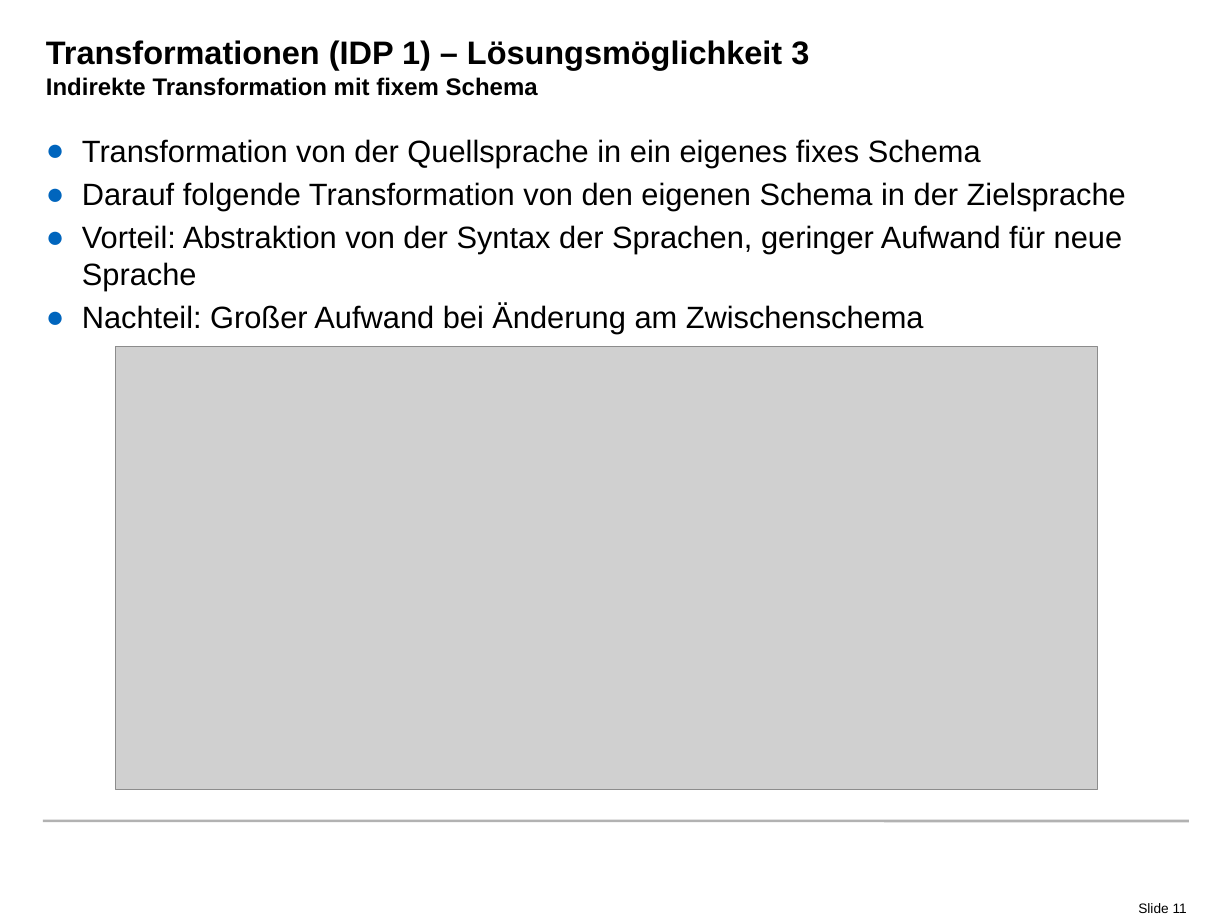
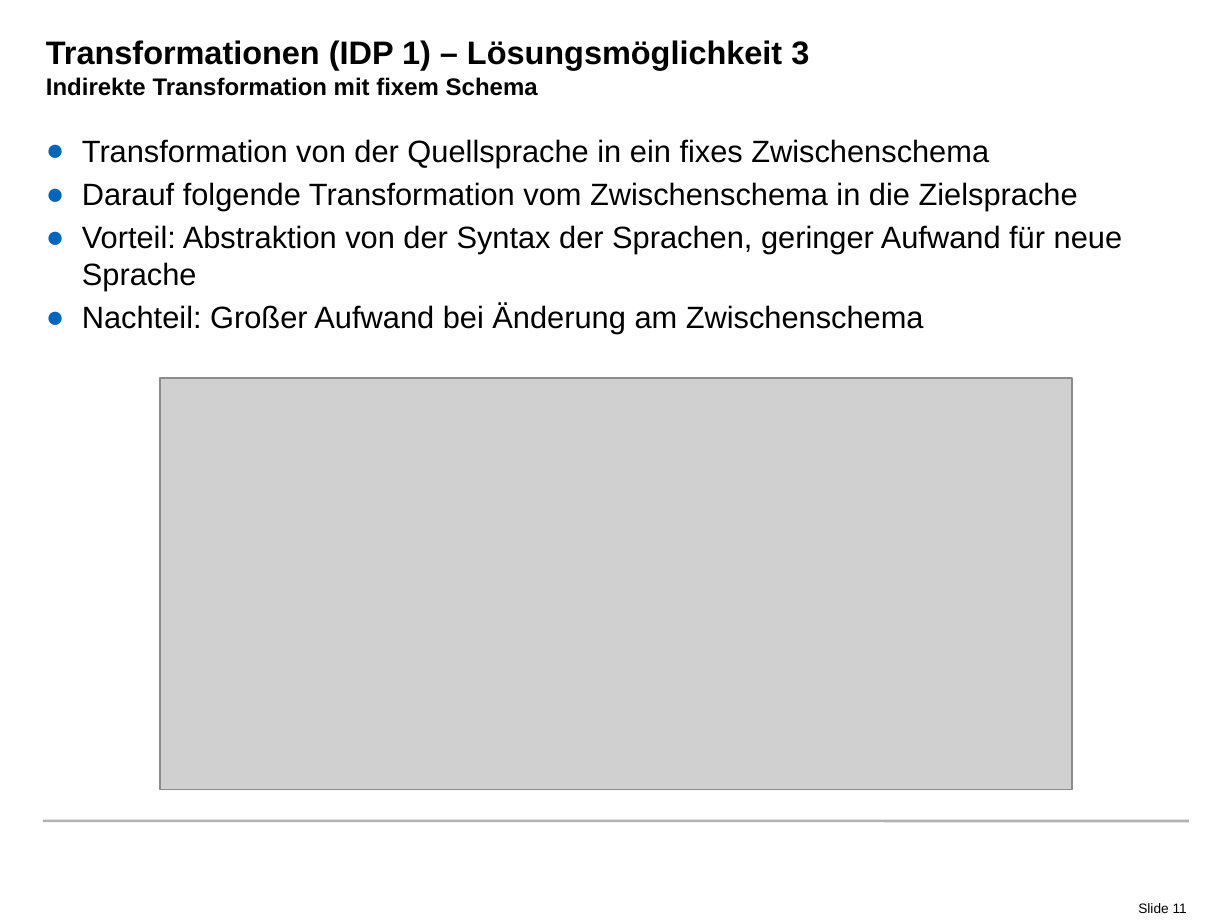
Before and after one commit to radke-tum/idp, a slide deck: slide 11 of pssif/doc/PSSIF.pptx. Drawn at 1232x924 pixels with LibreOffice and Linux fonts; fonts in the diff are those of the drawing; grey boxes stand for pictures; background and template pictures are left out. Boxes give left, top, right and bottom in pixels: in the first picture for what was removed or moved away, otherwise in the second. Text is boxed around its words. In the diff, an @@ line names an element or a change of style, - is before the commit and + after.

```diff
--- a/pssif/doc/PSSIF.pptx
+++ b/pssif/doc/PSSIF.pptx
@@ text at <box>82,139,1078,211</box>: text changed @@
-● Transformation von der Quellsprache in ein eigenes fixes Schema
-● Darauf folgende Transformation von den eigenen Schema in der Zielsprache
+● Transformation von der Quellsprache in ein fixes Zwischenschema
+● Darauf folgende Transformation vom Zwischenschema in die Zielsprache
@@ picture: place and size @@
-picture at <box>116,346,1098,788</box>
+picture at <box>160,378,1072,790</box>
```
Also in this commit, not shown: 12 other slides changed, 3 slides added, 2 slides removed.
